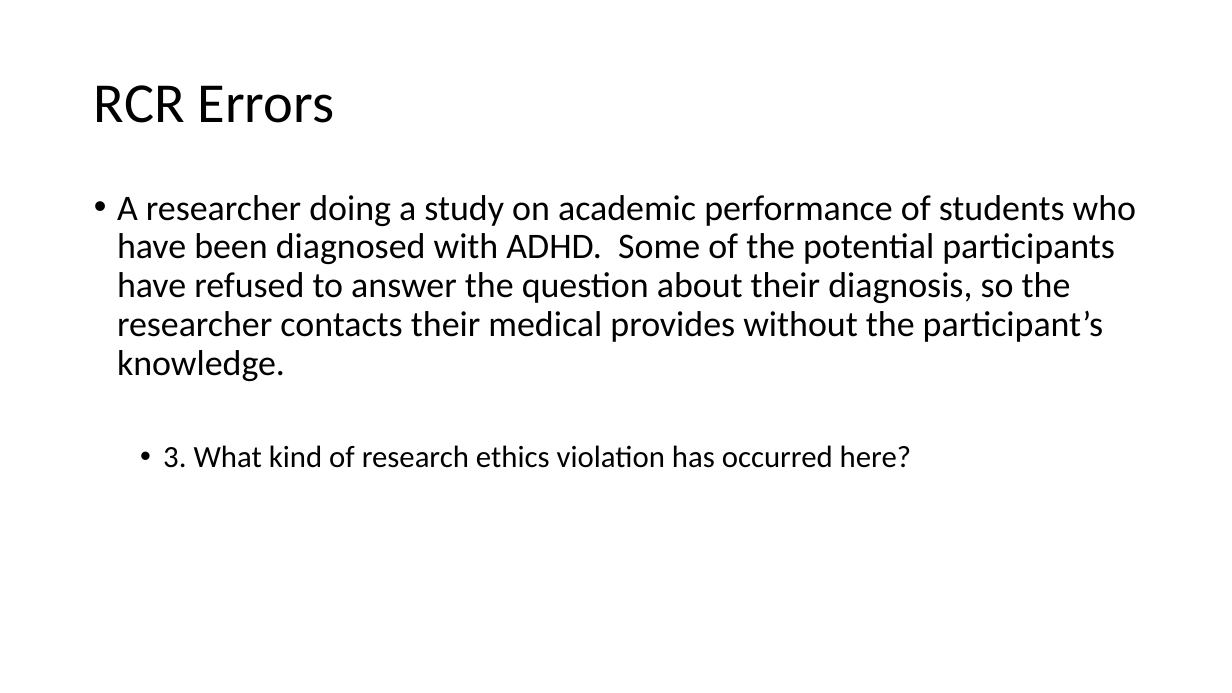
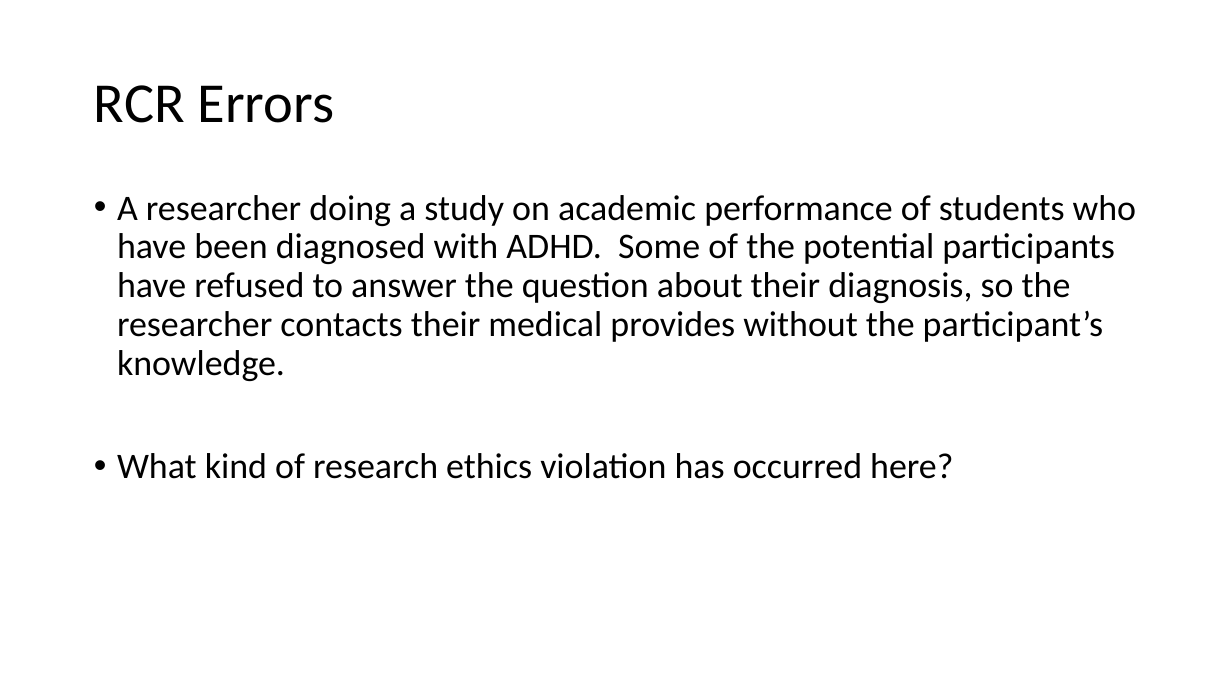
Before and after one commit to preber/Research-Methods, a slide deck: slide 13 of Class Slides 2024/Class 22.pptx (slide 8 before the commit). Drawn at 1232x693 pixels with LibreOffice and Linux fonts; fonts in the diff are those of the drawing. Boxes give left, top, right and bottom in pixels: in the first picture for what was removed or moved away, otherwise in the second. Text is boxed around its words. In the diff, an @@ line names an element or a change of style, - is before the commit and + after.

```diff
--- a/Class Slides 2024/Class 22.pptx
+++ b/Class Slides 2024/Class 22.pptx
@@ text at box(117, 453, 953, 479): text changed; size 24 to 28 pt @@
-  • 3. What kind of research ethics violation has occurred here?
+• What kind of research ethics violation has occurred here?
```
Also in this commit, not shown: 4 other slides changed, 5 slides added, 5 slides removed.
